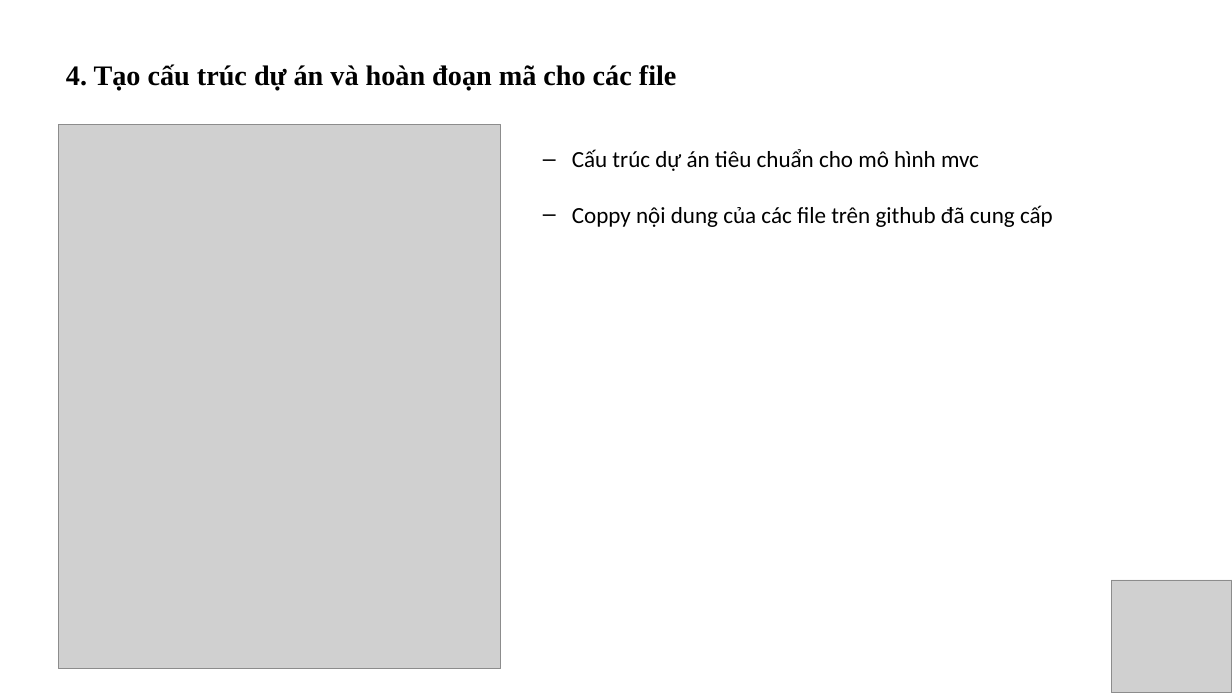
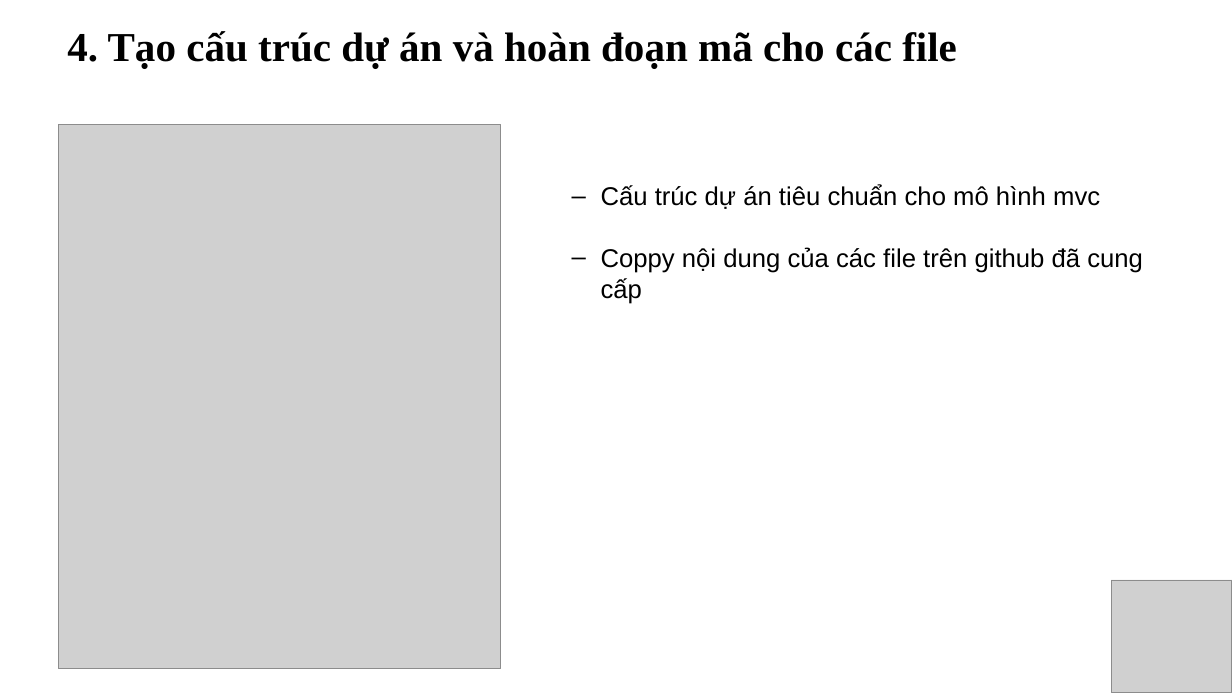
Before and after one commit to Dia2001/jsp-servlet-hibernate-mysql-curd, a slide deck: slide 12 of docs/Hibernate.pptx. Drawn at 1232x693 pixels with LibreOffice and Linux fonts; fonts in the diff are those of the drawing; grey boxes stand for pictures. Boxes give left, top, right and bottom in pixels: in the first picture for what was removed or moved away, otherwise in the second. Text is boxed around its words. In the diff, an @@ line names an element or a change of style, - is before the commit and + after.

```diff
--- a/docs/Hibernate.pptx
+++ b/docs/Hibernate.pptx
@@ text "4. Tạo cấu trúc dự ...": place and size @@
-text "4. Tạo cấu trúc dự ..." at [66, 64, 677, 91]
+text "4. Tạo cấu trúc dự ..." at [67, 31, 957, 69]
@@ text "4. Tạo cấu trúc dự ..." at [67, 31, 957, 69]: size 22 to 32 pt @@
@@ text "Cấu trúc dự án tiêu ...": place and size @@
-text "Cấu trúc dự án tiêu ..." at [572, 149, 1053, 227]
+text "Cấu trúc dự án tiêu ..." at [601, 184, 1143, 304]
@@ text "Cấu trúc dự án tiêu ..." at [601, 184, 1143, 304]: size 18 to 20 pt, font Calibri to Arial @@
```
Also in this commit, not shown: 15 other slides changed, 1 slide added, 3 other files.
